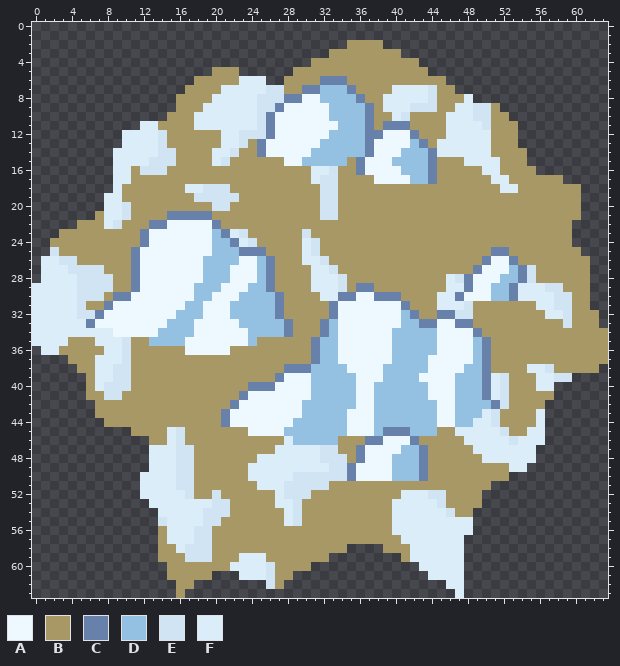
File history of a pixel-art sprite, Images/TileSets/Civ6 NLB/Tiles/Tundra+Hill2.png. The first picture shows the starting point.
The file is 64x64 pixels. Colours within 5 levels of each other are drawn and written as one.
Palette (. is transparent): A #eef8ff  B #a89865  C #6881ab  D #94c0e2  E #d1e4f3  F #dbedf9
Pixels before (only the part around the change), first column x 0:
 8 ................BBBBFFFFFEEECCAADDDDCBBFFFFFEBBBF...............
 9 ................BBBFFFFFFEECAAAAADDDDCBFFFEEEBBFFEEB............
10 ...............BBBFFFFFFFECAAAAAADDDDCBBFEBBBBFFFEEBB...........
11 ............FFBBBBFFFFFFFECAAAAAAADDDCBCCCBBBBFFFFEBBB..........
12 ..........FFFFEBBBBBBFFEEECAAAAAADDDDCCAAACBBBFFFFFBBB..........
13 ..........FFFFEBBBBBBFFEBCAAAAAADDDDDCAAAADCBFFFFFFBBB..........
14 .........FFFFFEEBBBBFFEBBCAAAAADDDDDDCAAADDDCFFFFFFBBBB.........
15 .........FFFFEEEBBBBFEBBBBBBAADDDDDBCAAADDDDCBBBFFFFBBB.........
16 .........FFBEEEBBBBBBBBBBBBBBBBFFEBBCAAAADDDCBBBBBFFBBBB........
17 .........FFBBBBBBBBBBBBBBBBBBBBFEEBBBBAAAADDCBBBBBBFFBBBBBB.....
18 .........FBBBBBBBFFEEEBBBBBBBBBBEEBBBBBBBBBBBBBBBBBBFFBBBBBBB...
19 ........FFBBBBBBBBEEEEEBBBBBBBBBEEBBBBBBBBBBBBBBBBBBBBBBBBBBB...
20 ........FFEBBBBBBBBBEEBBBBBBBBBBEEBBBBBBBBBBBBBBBBBBBBBBBBBBB...
21 .......BFFEBBBBCCCCCBBBBBBBBBBBBEEBBBBBBBBBBBBBBBBBBBBBBBBBBB...
22 .....BBBFEBBBCCAAAAACBBBBBBBBBBBBBBBBBBBBBBBBBBBBBBBBBBBBBBB....
23 ...BBBBBBBBBCAAAAAAADCFEBBBBBBEBBBBBBBBBBBBBBBBBBBBBBBBBBBBB....
24 ..BBBBBBBBBBCAAAAAAADDCFEBBBBBFEBBBBBBBBBBBBBBBBBBBBBBBBBBBB....
25 ..EBBBBBBBBCAAAAAAAADDDCCCBBBBFEBBBBBBBBBBBBBBBBBBBCCBBBBBBBB...
26 .FFEEBBBBBBCAAAAAAADDDDAADCBBBFFEBBBBBBBBBBBBBBBBBCAACBBBBBBBB..
27 .FFFEEEEBBBCAAAAAAADDDAAADCBBBBFFEBBBBBBBBBBBBBBBCAAADCEBBBBBB..
28 .FFFFEEEEBBCAAAAAAADDDAAADCBBBBFFFEBBBBBBBBBBBFECAAADDCEBBBBBB..
29 FFFFFEEEEBBCAAAAAADDDAAADDCBBBBFFFEBCCBBBBBBBBFFCAADDCFFFEEBBB..
30 FFFFFEEEBCCAAAAAAADDAAADDDDCBBBBFFCCAACCCBBBBFFCAAADDCFFFFEEBB..
31 FFFFFEBBCAAAAAAAADDAAADDDDDCBBBBBCAAAAAAACBBBFFFEBBBBBBBFFEEBB..
32 FFFFFEECAAAAAAAADDDAAADDDDDCBBBBBCAAAAAAADCBBCCEEBBBBBBBBFFEBBB.
33 FFFFFFCAAAAAAAADDDAAAAADDDDDCBBBCDAAAAAAADDCCAACCBBBBBBBBBBEBBB.
34 FFFFFFFFFAAAAADDDDAAAAAADDDDCBBBCDAAAAAADDDDDAAAACBBBBBBBBBBBBBB
35 FFFFBBBFFFEBBDDDDAAAAAAADBBBBBBCDDAAAAAADDDDDAAAADCBBBBBBBBBBBBB
36 .FFBBBBBFFEBBBBBBAAAAABBBBBBBBBCDDAAAAAADDDDDAAAADCBBBBBBBBBBBBB
37 ....BBBFFFEBBBBBBBBBBBBBBBBBBBBCDDAAAAAADDDDAAAAADCBBBBBBBBBBBBB
38 .....BBFFEEBBBBBBBBBBBBBBBBBCCCDDDDAAAADDDDDAAAADDCBBBBFFEBBBBB.
39 ......BFFEEBBBBBBBBBBBBBBBBCAAADDDDDAAADDDDAAAADDDCFEBBBFFEE....
40 ......BFEEEBBBBBBBBBBBBBCCCAAAADDDDDAADDDDDDAAADDDCFEBBBFF......
41 ......BBEEBBBBBBBBBBBBBCAAAAAAADDDDDAADDDDDDAAADDDCFEBBBBB......
42 .......BBBBBBBBBBBBBBBCAAAAAAADDDDDDAADDDDDDDAADDDDCEBBBB.......
43 .......BBBBBBBBBBBBBBCAAAAAAAADDDDDAAADDDDDDDAADDDFEBBBBF.......
44 ........BBBBBBBBBBBBBCAAAAAAADDDDDDAAADDDDDDDAADDFFEBBBBF.......
45 ...........BBBBFEBBBBBBBAAAADDDDDDDAAADCCCDDDBBFFFFFEBBFF.......
46 .............BBFEBBBBBBBBBBBFDDDDDBBBCCAAACBBBBBFFFFFEFFF.......
47 .............FFFEEBBBBBBBBBFFFFFEEBBCAAAADDCBBBBBFFFFFFF........
48 .............FFFEEBBBBBBBFFFFFFFEEEBCAAADDDCBBBBBBFFFFFF........
49 .............FFFEEBBBBBBFFFFFFFFFEECAAAADDDCBBBBBBBBBFF.........
50 ............FFFFEEBBBBBBFFFFFEEEEEECAAAADDDCBBBBBBBBB...........
51 ............FFFFEEBBBBBBBFFFEEEEEBBBBBBBBBBBBBBBBBB.............
52 ............FFFFFEBBEBBBBBBFEEEBBBBBBBBBBFFFEEBBBB..............
53 .............FFFFFFFEEBBBBBFFEBBBBBBBBBBFFFFFEBBBB..............
54 ..............FFFFFEEEBBBBBBFEBBBBBBBBBBFFFFFFEBB...............
55 ..............EFFFFEEBBBBBBBFEBBBBBBBBBBFFFFFFFFF...............
56 ..............BFFFEEBBBBBBBBBBBBBBBBBBBBFFFFFFFFF...............
57 ..............BFFFEEBBBBBBBBBBBBBBBBBBBBBFFFFFFF................
58 ..............BBFEEEBBBBBBBBBBBBBBB....BBBFFFFFF................
59 ..............BBBEEEBBBFFFBBBBBBB........BFFFFFF................
60 ...............BBBBBBBFFFFEBBBB............FFFFF................
61 ...............BBBBB...FFFEBB...............FFFF................
62 ................BB........EB..................FF................
63 ................B..............................F................
After the commit:
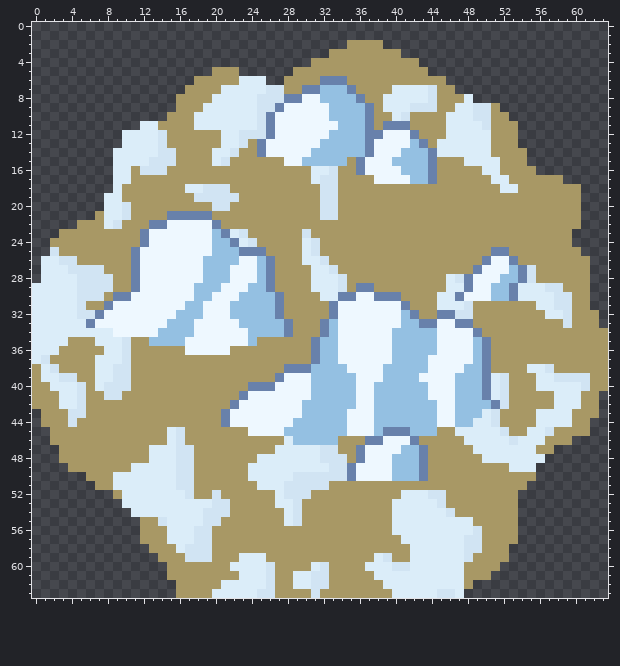
The edit:
{"y":22,"x":60,"old":".","new":"B"}
{"y":36,"x":0,"old":".","new":"F"}
{"y":37,"x":0,"old":"....","new":"FEBB"}
{"y":38,"x":0,"old":".....","new":"BFEBB"}
{"y":38,"x":63,"old":".","new":"B"}
{"y":39,"x":0,"old":"......","new":"BFFEEB"}
{"y":39,"x":60,"old":"....","new":"EEBB"}
{"y":40,"x":0,"old":"......","new":"BBFFFE"}
{"y":40,"x":58,"old":"......","new":"FFFEBB"}
{"y":41,"x":0,"old":"......","new":"BBBFFE"}
{"y":41,"x":58,"old":".....","new":"FFFBB"}
{"y":42,"x":0,"old":".......","new":"BBBFFEB"}
{"y":42,"x":57,"old":"......","new":"BFFFBB"}
{"y":43,"x":1,"old":"......","new":"BBBEEB"}
{"y":43,"x":57,"old":"......","new":"FFFBBB"}
{"y":44,"x":1,"old":".......","new":"BBBEBBB"}
{"y":44,"x":57,"old":".....","new":"FFFBB"}
{"y":45,"x":2,"old":".........","new":"BBBBBBBBB"}
{"y":45,"x":57,"old":".....","new":"EBBBB"}
{"y":46,"x":2,"old":"...........","new":"BBBBBBBBBBB"}
{"y":46,"x":57,"old":"...","new":"BBB"}
{"y":47,"x":3,"old":"..........","new":"BBBBBBBBBB"}
{"y":47,"x":56,"old":"..","new":"BB"}
{"y":48,"x":3,"old":"..........","new":"BBBBBBBBBB"}
{"y":48,"x":56,"old":".","new":"F"}
{"y":49,"x":4,"old":".........","new":"BBBBBBBFF"}
{"y":49,"x":55,"old":".","new":"F"}
{"y":50,"x":6,"old":"......","new":"BBBFFF"}
{"y":50,"x":53,"old":"...","new":"BBB"}
{"y":51,"x":7,"old":".....","new":"BBFFF"}
{"y":51,"x":51,"old":"....","new":"BBBB"}
{"y":52,"x":9,"old":"...","new":"BFF"}
{"y":52,"x":50,"old":"....","new":"BBBB"}
{"y":53,"x":10,"old":"...","new":"FFF"}
{"y":53,"x":50,"old":"....","new":"BBBB"}
{"y":54,"x":11,"old":"...","new":"FFF"}
{"y":54,"x":49,"old":".....","new":"BBBBB"}
{"y":55,"x":12,"old":"..","new":"BB"}
{"y":55,"x":49,"old":".....","new":"BBBBB"}
{"y":56,"x":12,"old":"..","new":"BB"}
{"y":56,"x":49,"old":".....","new":"EBBBB"}
{"y":57,"x":12,"old":"..","new":"BB"}
{"y":57,"x":48,"old":"......","new":"EEBBBB"}
{"y":58,"x":13,"old":".","new":"B"}
{"y":58,"x":35,"old":"....","new":"BBBB"}
{"y":58,"x":48,"old":".....","new":"EEBBB"}
{"y":59,"x":33,"old":"........","new":"BBBBBFEB"}
{"y":59,"x":48,"old":".....","new":"EBBBB"}
{"y":60,"x":31,"old":"............","new":"FEBBBBFFFEEF"}
{"y":60,"x":48,"old":"....","new":"BBBB"}
{"y":61,"x":20,"old":"...","new":"BBB"}
{"y":61,"x":29,"old":"...............","new":"FFEEBBBBBFFFFFF"}
{"y":61,"x":48,"old":"...","new":"BBB"}
{"y":62,"x":18,"old":"........","new":"BBBFFFFF"}
{"y":62,"x":28,"old":"..................","new":"BFFEEBBBBBBFFFFFFF"}
{"y":62,"x":48,"old":".","new":"B"}
{"y":63,"x":17,"old":"..............................","new":"BBBFFFFFEEBBBBEBBBBBBBBFFFFFEE"}
{"label":"added","picture_box":[572,220,581,229]}
{"label":"added","picture_box":[32,346,158,553]}
{"label":"added","picture_box":[185,364,608,598]}
